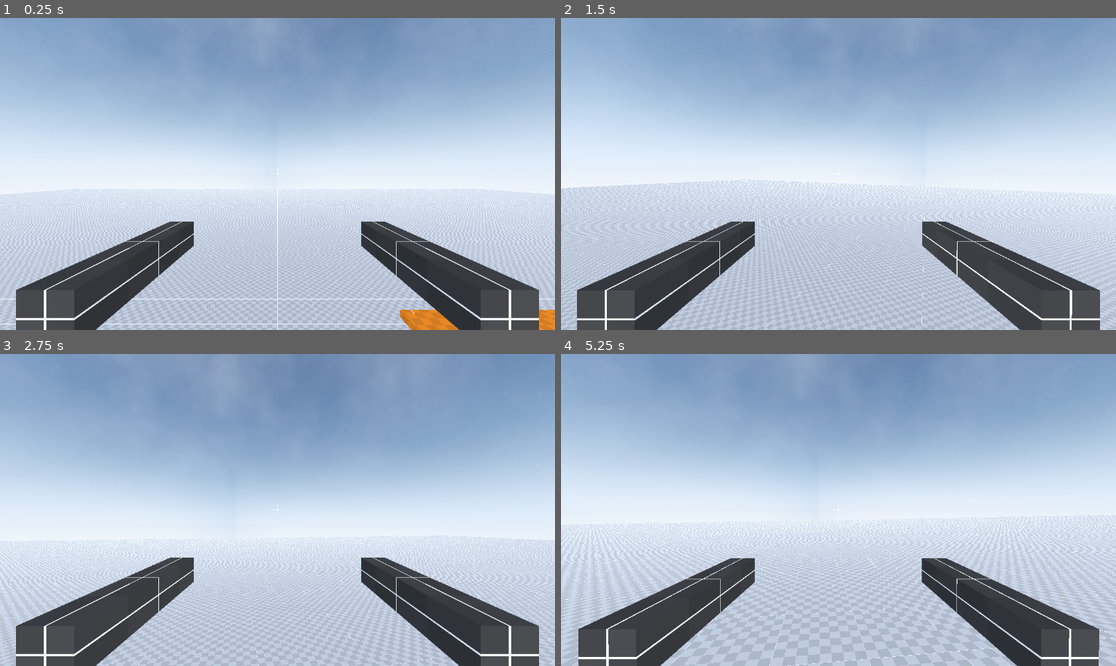
Above: before the commit, frames 1-4 (two rows, left to right).
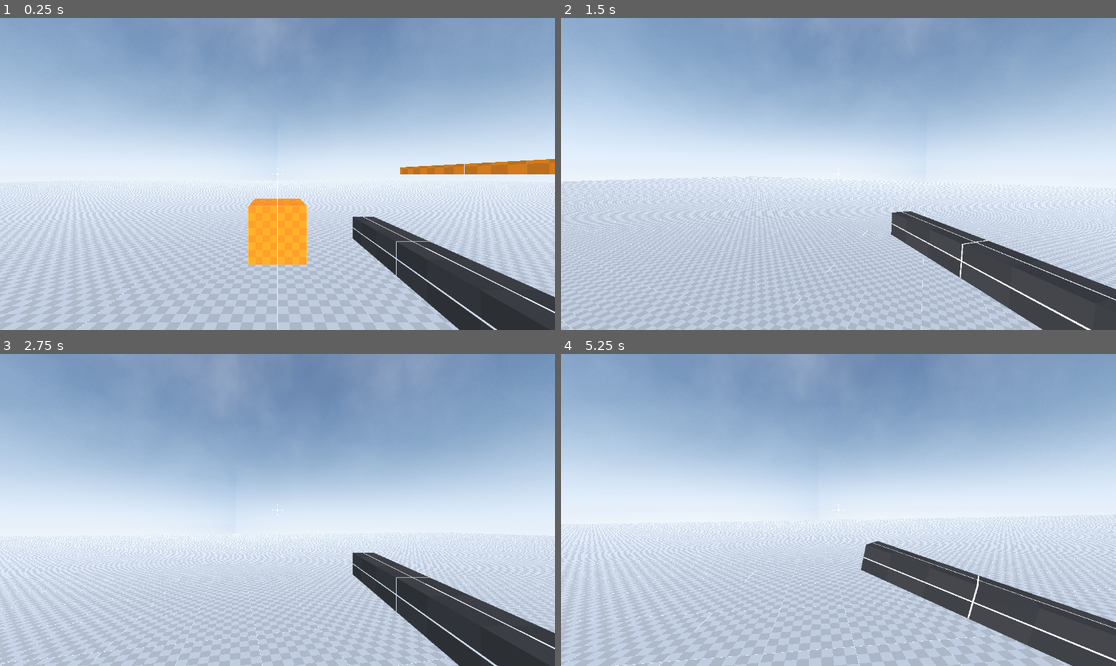
Above: after the commit, the same moments.

Repository: Emaleth/Anathema_old
Game: Godot game, scene res://world.tscn
Same seed, same stepped clock (60 frames per second), same inputs: the game is played once before the commit and once after it.
Inputs (mouse positions are in pixels of both pictures, inside the frame that each line leads up to):
- Up to frame 1 (0.25 s): no input
- Up to frame 2 (1.5 s): move the mouse to (866, 174) at 0.52 s; hold C (crouch) 0.53-1.28 s; hold W (move_forward) from 0.53 s (still down); click (866, 174) at 0.67 s; tap Space (jump) at 0.77, 1.07 s; tap Shift (sprint) at 0.8, 1.35 s; move the mouse to (810, 174) at 1.27 s
- Up to frame 3 (2.75 s): keep holding W (move_forward); tap Space (jump) at 1.52, 1.55, 1.82 s; move the mouse to (288, 503) at 2.02 s; hold Space (jump) from 2.03 s (still down); tap C (crouch) at 2.3 s
- Up to frame 4 (5.25 s): keep holding W (move_forward); move the mouse to (832, 516) at 2.77 s; release Space (jump) at 2.78 s; tap C (crouch) at 2.85, 4.55 s; click (832, 516) at 2.92 s; tap Space (jump) at 3.02, 3.32, 4.52, 4.82 s; tap Shift (sprint) at 3.05 s; move the mouse to (877, 513) at 3.52 s; hold Space (jump) 3.53-4.28 s; click (877, 513) at 3.6 s; move the mouse to (794, 506) at 4.27 s; right-click (794, 506) at 4.35 s; move the mouse to (844, 510) at 5.02 s; hold Shift (sprint) from 5.03 s (still down); click (844, 510) at 5.17 s

The runs differ from the first frame. In frame 1, 17% of the frame differs, in the area x 0-100%, y 45-100%; in frame 2, 15%; in frame 3, 13%; in frame 4, 17%.

Commit message:
Changes to be committed: 	modified:   source/actors/player/player.gd 	modified:   source/actors/player/player.tscn 	modified:   world.tscn

Diff:
--- a/source/actors/player/player.gd
+++ b/source/actors/player/player.gd
@@ -12,6 +12,9 @@
 const JUMP_GRACE_PERIOD := 1.0
 const STEP_LENGHT := 1.5
 
+var acceleraion := 0.9
+var normal_deceleraion := 0.9
+var slide_deceleraion := 0.001
 var head_tilt_deadzone := 0.05
 var hand_tilt_deadzone := 0.001
 var crouching := false
@@ -49,13 +52,15 @@
 @onready var right_hand := $UpperBody/Head/RightHand
 @onready var left_hand := $UpperBody/Head/LeftHand
 @onready var upper_body := $UpperBody
+@onready var voice_audio := $UpperBody/Head/VoiceAudio
 
 var last_in_air_velocity := 0.0
 var mouse_motion_event_relative_x := 0.0
 var mouse_motion_event_relative_y := 0.0
 var direction := Vector3.ZERO
-@export var crouched := false
+@export var crouched := false # just for the crouch / stand animation
 var tilt := 0.0
+var sprinting := false
 
 func _ready():
 	Input.mouse_mode = Input.MOUSE_MODE_CAPTURED
@@ -95,12 +100,15 @@
 			crouching_collision_shape.set_deferred("disabled", true)
 			if Input.is_action_pressed("sprint") and grounded:
 				current_speed = SPRINTING_SPEED
+				sprinting = true
 			else:
 				current_speed = RUNNING_SPEED
+				sprinting = false
 
 	if Input.is_action_pressed("jump") and grounded and not jumped:
 		animation_player.play("jump")
 		velocity.y = JUMP_VELOCITY
+		voice_audio.play()
 		jumped = true
 	if not is_on_floor() and velocity.y < 0:
 		last_in_air_velocity = velocity.y
@@ -109,11 +117,15 @@
 		jumped = false
 		last_in_air_velocity = 0
 	if direction:
-		velocity.x = move_toward(velocity.x, direction.x * current_speed, 0.9)
-		velocity.z = move_toward(velocity.z, direction.z * current_speed, 0.9)
-	else:
-		velocity.x = move_toward(velocity.x, 0, 0.9)
-		velocity.z = move_toward(velocity.z, 0, 0.9)
+		velocity.x = move_toward(velocity.x, direction.x * current_speed, acceleraion)
+		velocity.z = move_toward(velocity.z, direction.z * current_speed, acceleraion)
+	else:
+		if crouching and sprinting:
+			velocity.x = move_toward(velocity.x, 0, slide_deceleraion)
+			velocity.z = move_toward(velocity.z, 0, slide_deceleraion)
+		else:
+			velocity.x = move_toward(velocity.x, 0, normal_deceleraion)
+			velocity.z = move_toward(velocity.z, 0, normal_deceleraion)
 
 	move_and_slide()
 
@@ -179,15 +191,19 @@
 		hand_tilt_z = mouse_motion_event_relative_x
 
 	for hand in [right_hand, left_hand]:
-		# X AXIS
 		hand.rotation_degrees.x = lerp(hand.rotation_degrees.x, sign(hand_tilt_x) * weapon_sway_amount, 0.1)
-		hand.rotation_degrees.x = clamp(hand.rotation_degrees.x, -25, 25)
-		# Y AXIS
 		hand.rotation_degrees.y = lerp(hand.rotation_degrees.y, sign(hand_tilt_y) * weapon_sway_amount, 0.1)
-		hand.rotation_degrees.y = clamp(hand.rotation_degrees.y, -25, 25)
-		# > AXIS
 		hand.rotation_degrees.z = lerp(hand.rotation_degrees.z, sign(hand_tilt_z) * weapon_sway_amount, 0.3)
-		hand.rotation_degrees.z = clamp(hand.rotation_degrees.z, -25, 25)
+
+		var gun : Node = hand.get_child(0)
+
+		if sprinting:
+			gun.rotation_degrees.x = lerp(gun.rotation_degrees.x, 15.0, 0.15)
+			gun.rotation_degrees.y = lerp(gun.rotation_degrees.y, 65.0, 0.15)
+		else:
+			gun.rotation_degrees.x = lerp(gun.rotation_degrees.x, 0.0, 0.15)
+			gun.rotation_degrees.y = lerp(gun.rotation_degrees.y, 0.0, 0.15)
+
 
 func rotate_player():
 	rotation.y += mouse_motion_event_relative_x * Settings.mouse_sensitivity * -1
--- a/source/actors/player/player.tscn
+++ b/source/actors/player/player.tscn
@@ -1,8 +1,9 @@
-[gd_scene load_steps=14 format=3 uid="uid://cruro5nbk2ds"]
+[gd_scene load_steps=15 format=3 uid="uid://cruro5nbk2ds"]
 
 [ext_resource type="Script" path="res://source/actors/player/player.gd" id="1_k454m"]
 [ext_resource type="Material" uid="uid://ccjbygewnki37" path="res://assets/materials/dark.tres" id="2_py1g5"]
 [ext_resource type="Material" uid="uid://b5m5fyxd5eph1" path="res://assets/materials/green.tres" id="2_qg5ep"]
+[ext_resource type="AudioStream" uid="uid://d3jm7hucgkrb3" path="res://assets/sounds/jump.wav" id="3_hyc5u"]
 
 [sub_resource type="CapsuleShape3D" id="CapsuleShape3D_sq2cy"]
 radius = 0.3
@@ -225,7 +226,7 @@
 height = 1.8
 
 [sub_resource type="BoxMesh" id="BoxMesh_1jcpn"]
-size = Vector3(0.1, 0.1, 0.5)
+size = Vector3(0.1, 0.1, 0.7)
 
 [node name="Player" type="CharacterBody3D"]
 script = ExtResource("1_k454m")
@@ -270,6 +271,12 @@
 
 [node name="BreathingAudio" type="AudioStreamPlayer3D" parent="UpperBody/Head"]
 transform = Transform3D(1, 0, 0, 0, 1, 0, 0, 0, 1, 0, -0.0152214, 0)
+max_polyphony = 2
+emission_angle_enabled = true
+
+[node name="VoiceAudio" type="AudioStreamPlayer3D" parent="UpperBody/Head"]
+transform = Transform3D(1, 0, 0, 0, 1, 0, 0, 0, 1, 0, -0.0152214, 0)
+stream = ExtResource("3_hyc5u")
 max_polyphony = 2
 emission_angle_enabled = true
 
@@ -291,7 +298,9 @@
 
 [node name="SubViewport" type="SubViewport" parent="UpperBody/Head/Camera3D/SubViewportContainer"]
 transparent_bg = true
+handle_input_locally = false
 size = Vector2i(1152, 648)
+render_target_update_mode = 4
 
 [node name="Camera3D" type="Camera3D" parent="UpperBody/Head/Camera3D/SubViewportContainer/SubViewport"]
 transform = Transform3D(1, 0, 0, 0, 1, 0, 0, 0, 1, 0, 1.55, 0)
@@ -312,6 +321,7 @@
 transform = Transform3D(1, 0, 0, 0, 1, 0, 0, 0, 1, -0.4, -0.25, -0.6)
 
 [node name="MeshInstance3D" type="MeshInstance3D" parent="UpperBody/Head/LeftHand"]
+visible = false
 layers = 2
 material_override = ExtResource("2_py1g5")
 mesh = SubResource("BoxMesh_1jcpn")
--- a/world.tscn
+++ b/world.tscn
@@ -11,7 +11,6 @@
 [node name="Actors" type="Node3D" parent="."]
 
 [node name="Player" parent="Actors" instance=ExtResource("1_fnffb")]
-transform = Transform3D(1, 0, 0, 0, 1, 0, 0, 0, 1, 0, 2.46917, 0)
 
 [node name="Terrain" type="Node3D" parent="."]
 
@@ -23,12 +22,24 @@
 metadata/_edit_lock_ = true
 
 [node name="CSGBox3D" type="CSGBox3D" parent="Terrain"]
-transform = Transform3D(1, 0, 0, 0, 1, 0, 0, 0, 1, 0, 0.5, 0)
+transform = Transform3D(1, 0, 0, 0, 1, 0, 0, 0, 1, 0, 0.5, -3.97484)
 material_override = ExtResource("3_5gc0g")
 use_collision = true
 
 [node name="CSGBox3D2" type="CSGBox3D" parent="Terrain"]
 transform = Transform3D(1, 0, 0, 0, 1, 0, 0, 0, 1, 3.34, 1.6, -1.553)
+material_override = ExtResource("3_5gc0g")
+use_collision = true
+size = Vector3(3, 0.1, 3)
+
+[node name="CSGBox3D3" type="CSGBox3D" parent="Terrain"]
+transform = Transform3D(1, 0, 0, 0, 1, 0, 0, 0, 1, 6.24557, 2.56157, 0.620326)
+material_override = ExtResource("3_5gc0g")
+use_collision = true
+size = Vector3(3, 0.1, 3)
+
+[node name="CSGBox3D4" type="CSGBox3D" parent="Terrain"]
+transform = Transform3D(1, 0, 0, 0, 1, 0, 0, 0, 1, 2.59136, 3.23854, 1.90305)
 material_override = ExtResource("3_5gc0g")
 use_collision = true
 size = Vector3(3, 0.1, 3)
